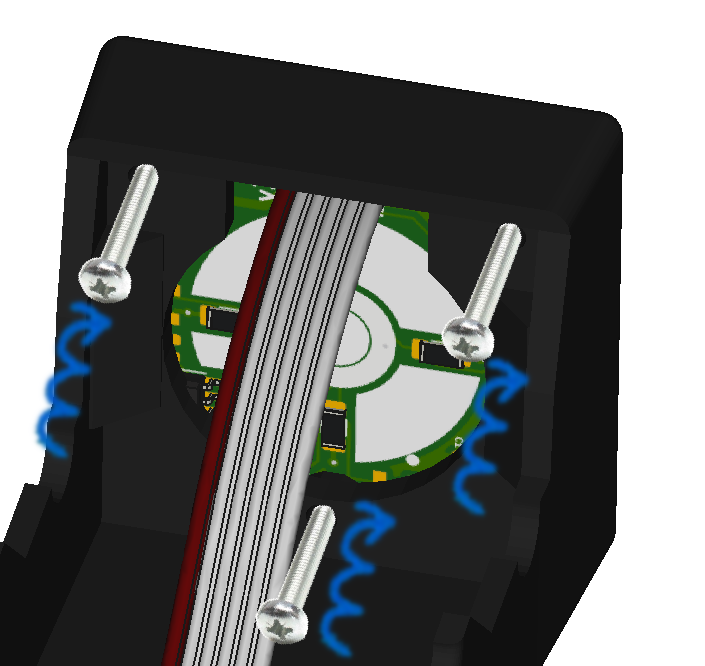
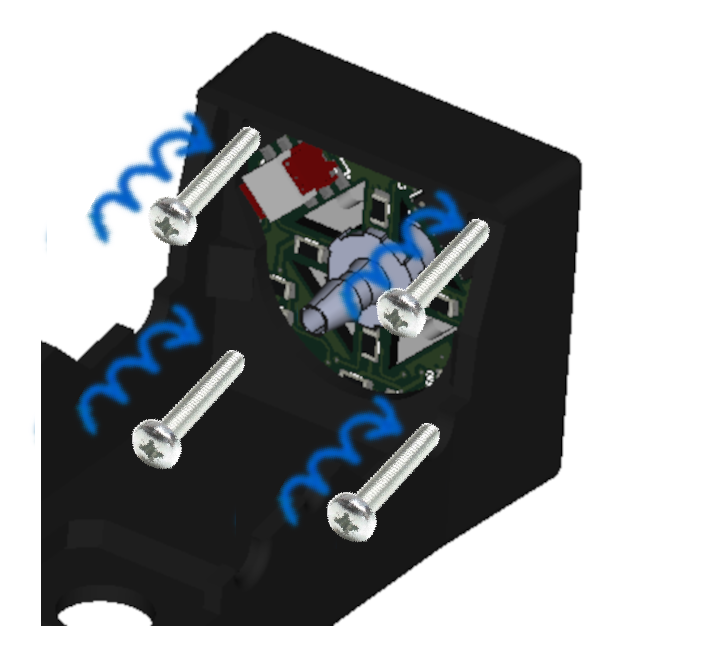
Layered file, before and after one edit (705 × 666). Changes by layer:
painted on "Pasted Layer #1" over [35, 105, 536, 665]
painted on "Pasted Layer" over [77, 126, 522, 645]
added layer "Pasted Layer #2" above "s8p3.png" over [41, 30, 623, 626]
painted on "s8p3.png" over [0, 30, 623, 666]
